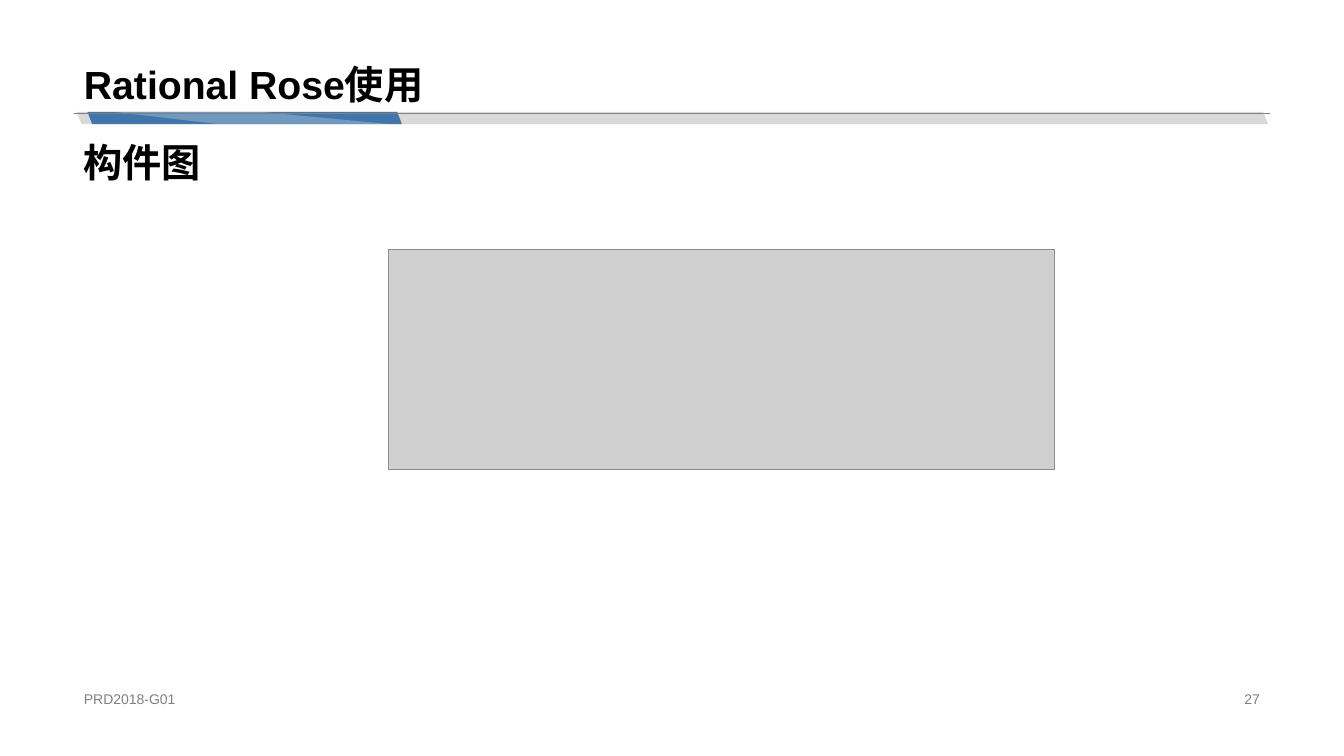
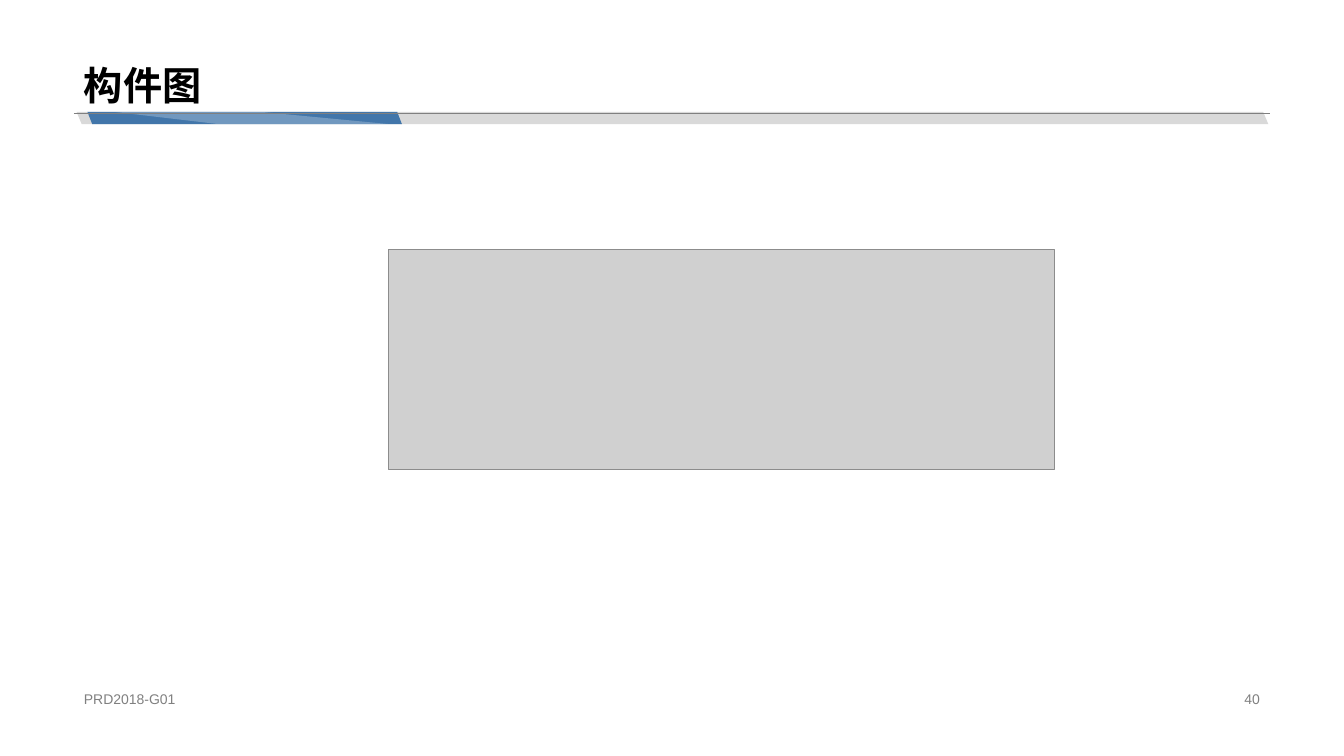
Before and after one commit to cchello/PRD2018-G01, a slide deck: slide 40 of 非受控文档/章奇妙/PRD2018-G01-UML工具：Rational Rose.pptx (slide 27 before the commit). Drawn at 1344x756 pixels with LibreOffice and Linux fonts; fonts in the diff are those of the drawing; grey boxes stand for pictures. Boxes give left, top, right and bottom in pixels: in the first picture for what was removed or moved away, otherwise in the second. Text is boxed around its words. In the diff, an @@ line names an element or a change of style, - is before the commit and + after.

```diff
--- a/非受控文档/章奇妙/PRD2018-G01-UML工具：Rational Rose.pptx
+++ b/非受控文档/章奇妙/PRD2018-G01-UML工具：Rational Rose.pptx
@@ title at [84, 66, 201, 104]: text changed @@
-Rational Rose使用
+构件图
@@ text removed at [83, 143, 200, 181] @@
-构件图
@@ page number at [1244, 694, 1260, 704]: text changed @@
-27
+40
```
Also in this commit, not shown: 24 other slides changed, 20 slides added, 2 slides removed.
